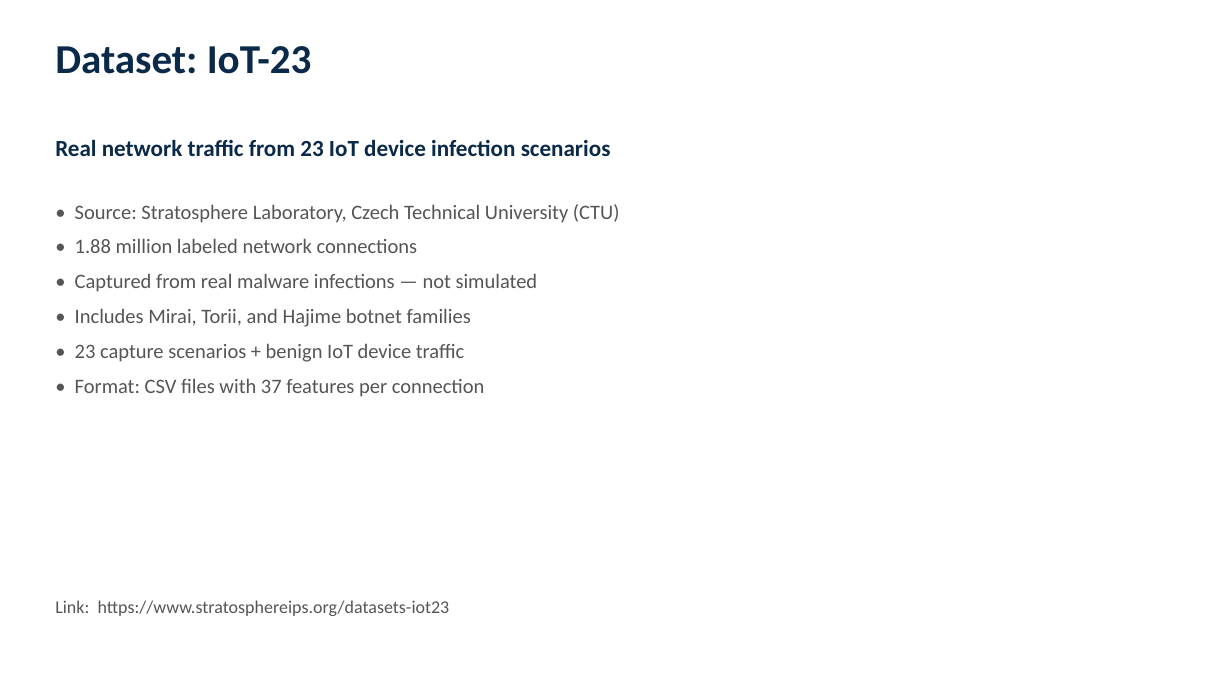
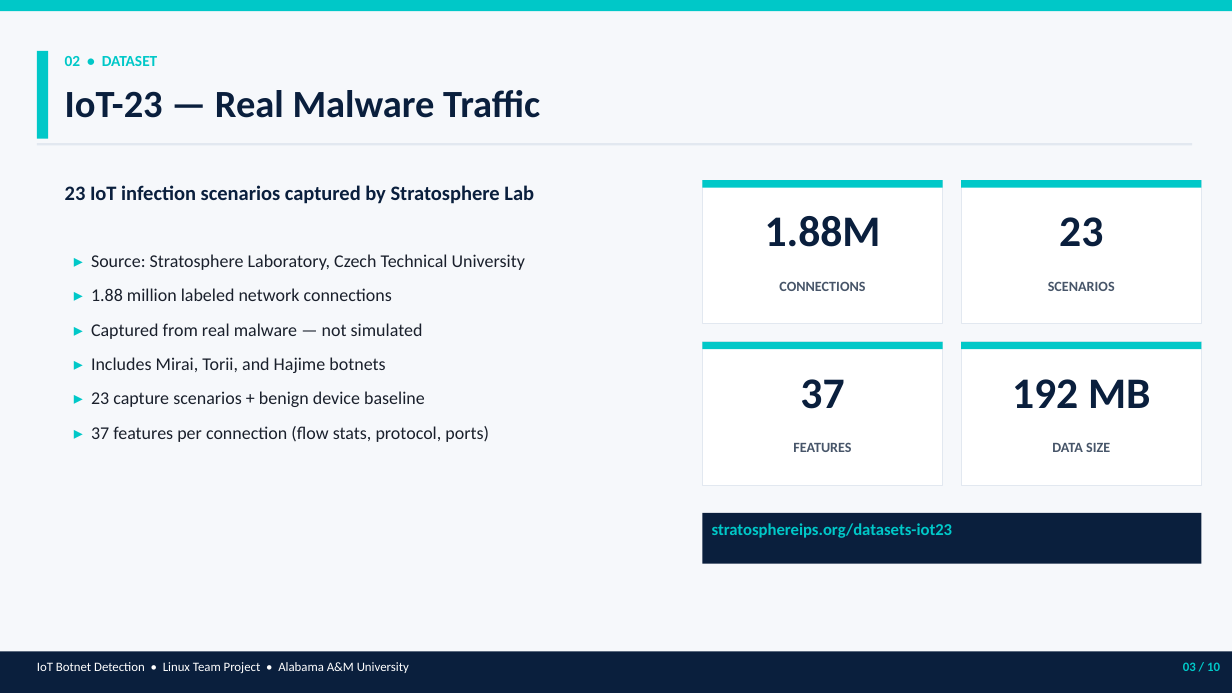
Before and after one commit to ibrahimt39/AAMU-Linux-Project, a slide deck: slide 3 of Task2_Presentation.pptx. Drawn at 1232x693 pixels with LibreOffice and Linux fonts; fonts in the diff are those of the drawing. Boxes give left, top, right and bottom in pixels: in the first picture for what was removed or moved away, otherwise in the second. Text is boxed around its words. In the diff, an @@ line names an element or a change of style, - is before the commit and + after.

```diff
--- a/Task2_Presentation.pptx
+++ b/Task2_Presentation.pptx
@@ rectangle added at [0, 0, 1232, 693], fill #F6F8FB @@
@@ rectangle added at [0, 0, 1232, 11], fill #00C8C8 @@
@@ rectangle added at [37, 51, 48, 139], fill #00C8C8 @@
@@ text at [65, 56, 158, 66]: text changed; size 32 to 12 pt; text colour #0B2A4A to #00C8C8 @@
-Dataset: IoT-23
+02 • DATASET
@@ text added at [65, 90, 540, 118], 30 pt, text #0A1F3D, bold @@
+IoT-23 — Real Malware Traffic
@@ rectangle added at [37, 143, 1192, 146], fill #E2E8F0 @@
@@ text removed at [55, 139, 611, 156] @@
-Real network traffic from 23 IoT device infection scenarios
@@ text added at [65, 185, 534, 204], 16 pt, text #0A1F3D, bold @@
+23 IoT infection scenarios captured by Stratosphere Lab
@@ rectangle added at [702, 180, 943, 323], fill #FFFFFF, outline #E2E8F0 0.75 pt @@
@@ rectangle added at [702, 180, 943, 188], fill #00C8C8 @@
@@ rectangle added at [961, 180, 1202, 323], fill #FFFFFF, outline #E2E8F0 0.75 pt @@
@@ rectangle added at [961, 180, 1202, 188], fill #00C8C8 @@
@@ text added at [765, 216, 881, 247], 34 pt, text #0A1F3D, bold @@
+1.88M
@@ text added at [1059, 217, 1103, 247], 34 pt, text #0A1F3D, bold @@
+23
@@ text at [91, 254, 525, 442]: text changed; size 16 to 14 pt; text colour #555555 to #1A202C @@
-• Source: Stratosphere Laboratory, Czech Technical University (CTU)
-• 1.88 million labeled network connections
-• Captured from real malware infections — not simulated
-• Includes Mirai, Torii, and Hajime botnet families
-• 23 capture scenarios + benign IoT device traffic
-• Format: CSV files with 37 features per connection
+▸ Source: Stratosphere Laboratory, Czech Technical University
+▸ 1.88 million labeled network connections
+▸ Captured from real malware — not simulated
+▸ Includes Mirai, Torii, and Hajime botnets
+▸ 23 capture scenarios + benign device baseline
+▸ 37 features per connection (flow stats, protocol, ports)
@@ text added at [779, 281, 865, 291], 11 pt, text #475569, bold @@
+CONNECTIONS
@@ text added at [1048, 281, 1115, 291], 11 pt, text #475569, bold @@
+SCENARIOS
@@ rectangle added at [702, 342, 943, 485], fill #FFFFFF, outline #E2E8F0 0.75 pt @@
@@ rectangle added at [702, 342, 943, 349], fill #00C8C8 @@
@@ rectangle added at [961, 342, 1202, 485], fill #FFFFFF, outline #E2E8F0 0.75 pt @@
@@ rectangle added at [961, 342, 1202, 349], fill #00C8C8 @@
@@ text added at [800, 379, 844, 409], 34 pt, text #0A1F3D, bold @@
+37
@@ text added at [1012, 379, 1151, 408], 34 pt, text #0A1F3D, bold @@
+192 MB
@@ text added at [793, 442, 851, 452], 11 pt, text #475569, bold @@
+FEATURES
@@ text added at [1052, 442, 1110, 452], 11 pt, text #475569, bold @@
+DATA SIZE
@@ rectangle added at [702, 513, 1202, 564], fill #0A1F3D @@
@@ text at [712, 523, 953, 538]: text changed; size 14 to 13 pt; text colour #555555 to #00C8C8; bold on @@
-Link: https://www.stratosphereips.org/datasets-iot23
+stratosphereips.org/datasets-iot23
@@ rectangle added at [0, 652, 1232, 693], fill #0A1F3D @@
@@ text added at [37, 662, 409, 673], 10 pt, text #FFFFFF @@
+IoT Botnet Detection • Linux Team Project • Alabama A&M University
@@ text added at [1183, 662, 1220, 671], 10 pt, text #00C8C8, bold @@
+03 / 10
```
Also in this commit, not shown: 8 other slides changed, 1 slide added, 1 slide removed.
